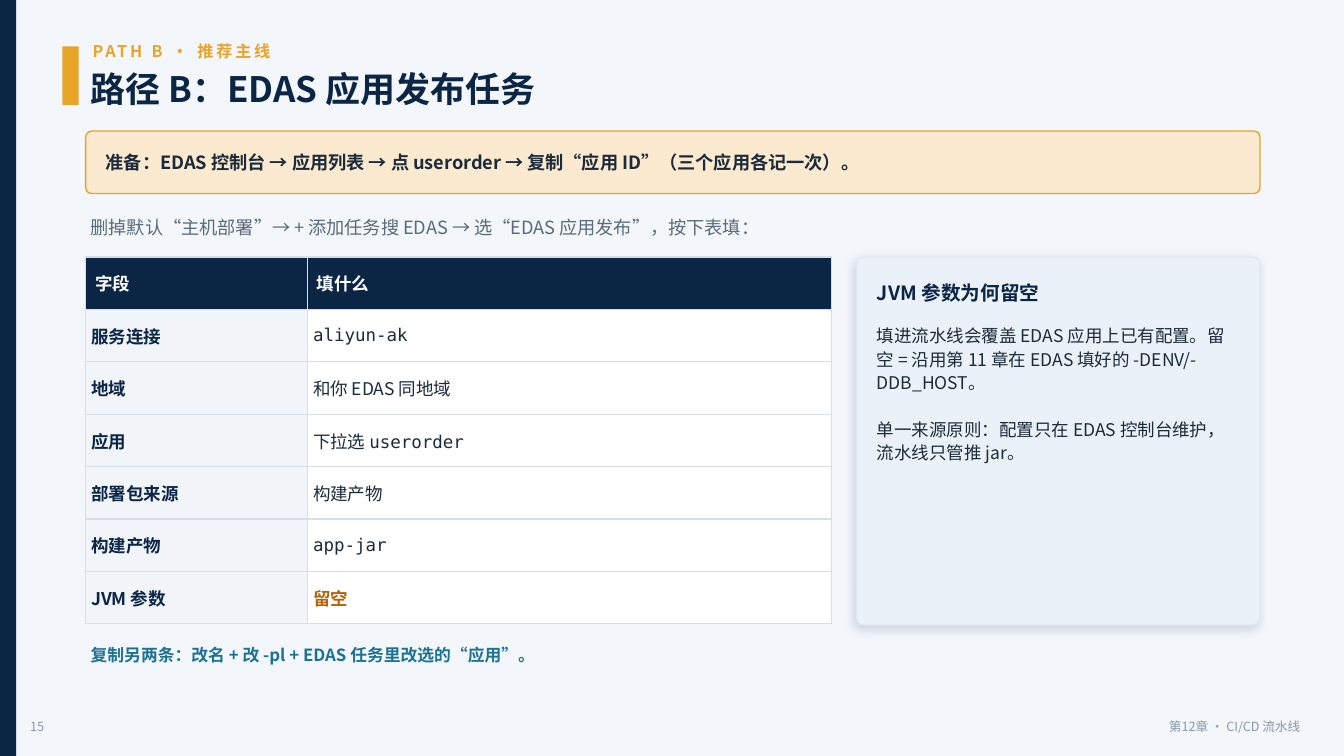
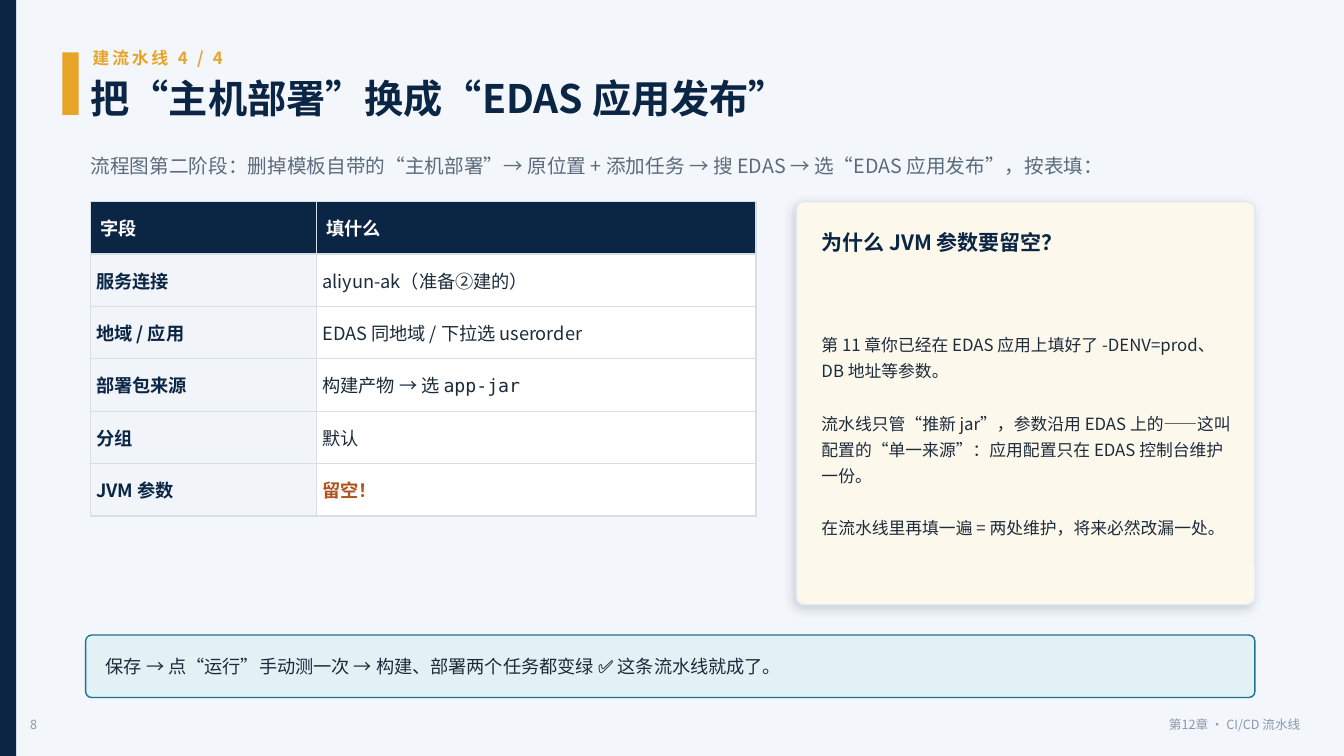
Before and after one commit to coffeeliuwei/cloudnativeapp, a slide deck: slide 9 of deck/第12章-CICD流水线-课件.pptx (slide 16 before the commit). Drawn at 1344x756 pixels with LibreOffice and Linux fonts; fonts in the diff are those of the drawing. Boxes give left, top, right and bottom in pixels: in the first picture for what was removed or moved away, otherwise in the second. Text is boxed around its words. In the diff, an @@ line names an element or a change of style, - is before the commit and + after.

```diff
--- a/deck/第12章-CICD流水线-课件.pptx
+++ b/deck/第12章-CICD流水线-课件.pptx
@@ rectangle resized from (x1=63, y1=46, x2=79, y2=105) to (x1=63, y1=52, x2=79, y2=115) @@
@@ text at (x1=93, y1=49, x2=223, y2=66): text changed; size 11.5 to 12 pt @@
-PATH B · 推荐主线
+建流水线 4 / 4
@@ text at (x1=91, y1=79, x2=788, y2=117): text changed; size 25 to 28 pt @@
-路径 B：EDAS 应用发布任务
+把“主机部署”换成“EDAS 应用发布”
@@ rounded rectangle removed at (x1=86, y1=131, x2=1260, y2=194) @@
@@ text at (x1=91, y1=156, x2=1103, y2=175): text changed; size 13 to 14 pt @@
-删掉默认“主机部署”→ + 添加任务搜 EDAS → 选“EDAS 应用发布”，按下表填：
+流程图第二阶段：删掉模板自带的“主机部署”→ 原位置 + 添加任务 → 搜 EDAS → 选“EDAS 应用发布”，按表填：
@@ text removed at (x1=106, y1=153, x2=859, y2=171) @@
-准备：EDAS 控制台 → 应用列表 → 点 userorder → 复制“应用 ID”（三个应用各记一次）。
@@ table at (x1=91, y1=202, x2=756, y2=503) @@
-row 2: 服务连接 | aliyun-ak
-row 3: 地域 | 和你 EDAS 同地域
-row 4: 应用 | 下拉选 userorder
-row 5: 部署包来源 | 构建产物
-row 6: 构建产物 | app-jar
-row 7: JVM 参数 | 留空
+row 2: 服务连接 | aliyun-ak（准备②建的）
+row 3: 地域 / 应用 | EDAS 同地域 / 下拉选 userorder
+row 4: 部署包来源 | 构建产物 → 选 app-jar
+row 5: 分组 | 默认
+row 6: JVM 参数 | 留空！
@@ table resized from (x1=86, y1=257, x2=832, y2=611) to (x1=91, y1=202, x2=756, y2=503) @@
@@ rounded rectangle resized from (x1=857, y1=257, x2=1260, y2=625) to (x1=797, y1=202, x2=1255, y2=605) @@
@@ rounded rectangle at (x1=797, y1=202, x2=1255, y2=605): fill #EAF1F8 to #FDF8EC; proportions changed @@
@@ text at (x1=821, y1=232, x2=1063, y2=252): text changed; size 14 to 15 pt @@
-JVM 参数为何留空
+为什么 JVM 参数要留空？
@@ text "第 11 章你已经在 EDAS 应用上填好了 ..." at (x1=821, y1=336, x2=1231, y2=536): vertical alignment top to middle @@
@@ text at (x1=821, y1=336, x2=1231, y2=536): text changed; size 12.5 to 12 pt @@
-填进流水线会覆盖 EDAS 应用上已有配置。留空 = 沿用第 11 章在 EDAS 填好的 -DENV/-DDB_HOST。
-单一来源原则：配置只在 EDAS 控制台维护，流水线只管推 jar。
+第 11 章你已经在 EDAS 应用上填好了 -DENV=prod、DB 地址等参数。
+流水线只管“推新 jar”，参数沿用 EDAS 上的——这叫配置的“单一来源”：应用配置只在 EDAS 控制台维护一份。
+在流水线里再填一遍 = 两处维护，将来必然改漏一处。
@@ rounded rectangle added at (x1=86, y1=635, x2=1255, y2=698), fill #E2F2F4, outline #1C7293 1 pt @@
@@ text removed at (x1=91, y1=646, x2=535, y2=665) @@
-复制另两条：改名 + 改 -pl + EDAS 任务里改选的“应用”。
@@ text added at (x1=106, y1=657, x2=781, y2=675), 13 pt, text #1C2B3A @@
+保存 → 点“运行”手动测一次 → 构建、部署两个任务都变绿 ✅ 这条流水线就成了。
@@ text at (x1=30, y1=720, x2=37, y2=729): text changed @@
-15
+8
```
Also in this commit, not shown: 3 other slides changed, 10 slides added, 21 slides removed, 9 other files.
